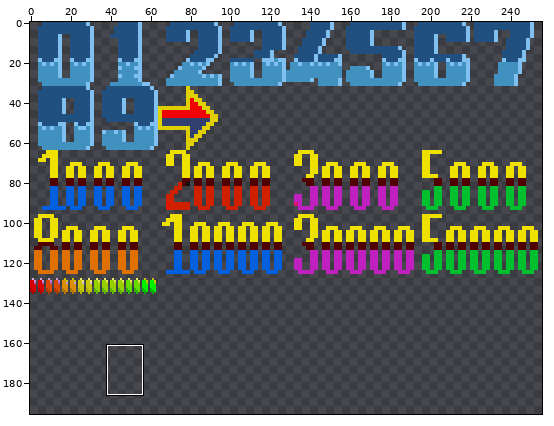
One commit to this sprite sheet: Solution/Resource/Rock/UI/ui.png. Above: a wide view before the commit, with the close-up outlined.
Close-up. As it was:
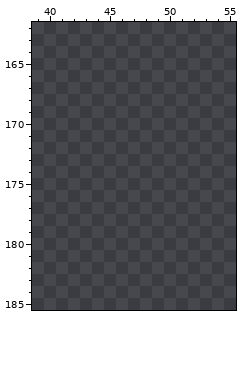
The file is 512x512 pixels, drawn in blocks of 2x2; one block is one cell here. Pixels under 10% opacity are left out. Shown: x 39..55, y 162..185. The wide view leaves out empty margins. The commit also changed other parts of the picture, which this record leaves out.
Once edited:
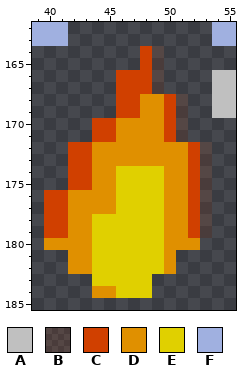
Palette (. is transparent): A #c0c0c0  B #d040001c  C #d04000  D #e09000  E #e0d000  F #a0b0e0
What changed:
@@ x 39..55 @@
-162 .................
-163 .................
-164 .................
-165 .................
-166 .................
-167 .................
-168 .................
-169 .................
-170 .................
-171 .................
-172 .................
-173 .................
-174 .................
-175 .................
-176 .................
-177 .................
-178 .................
-179 .................
-180 .................
-181 .................
-182 .................
-183 .................
-184 .................
+162 FFF............FF
+163 FFF............FF
+164 .........CB......
+165 .........CB......
+166 .......CCCB....AA
+167 .......CCCB....AA
+168 .......CCDDCB..AA
+169 .......CCDDCB..AA
+170 .....CCDDDDCB....
+171 .....CCDDDDCB....
+172 ...CCDDDDDDDDCB..
+173 ...CCDDDDDDDDCB..
+174 ...CCDDEEEEDDCB..
+175 ...CCDDEEEEDDCB..
+176 .CCDDDDEEEEDDCB..
+177 .CCDDDDEEEEDDCB..
+178 .CCDDEEEEEEDDCB..
+179 .CCDDEEEEEEDDCB..
+180 .DDDDEEEEEEDDD...
+181 ...DDEEEEEED.....
+182 ...DDEEEEEED.....
+183 .....EEEEE.......
+184 .....DDEEE.......
 185 .................
Boxes around the changes in both close-ups, in picture pixels (x1, y1, x2, y2):
added: (32, 22, 236, 298)
